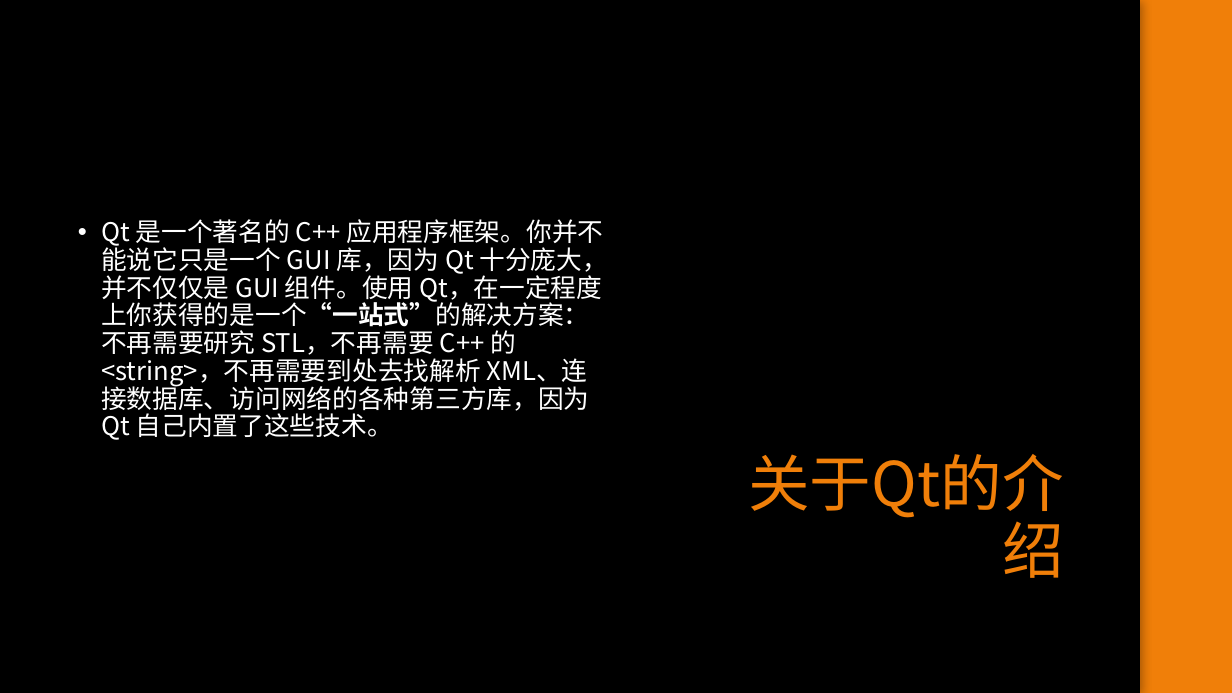
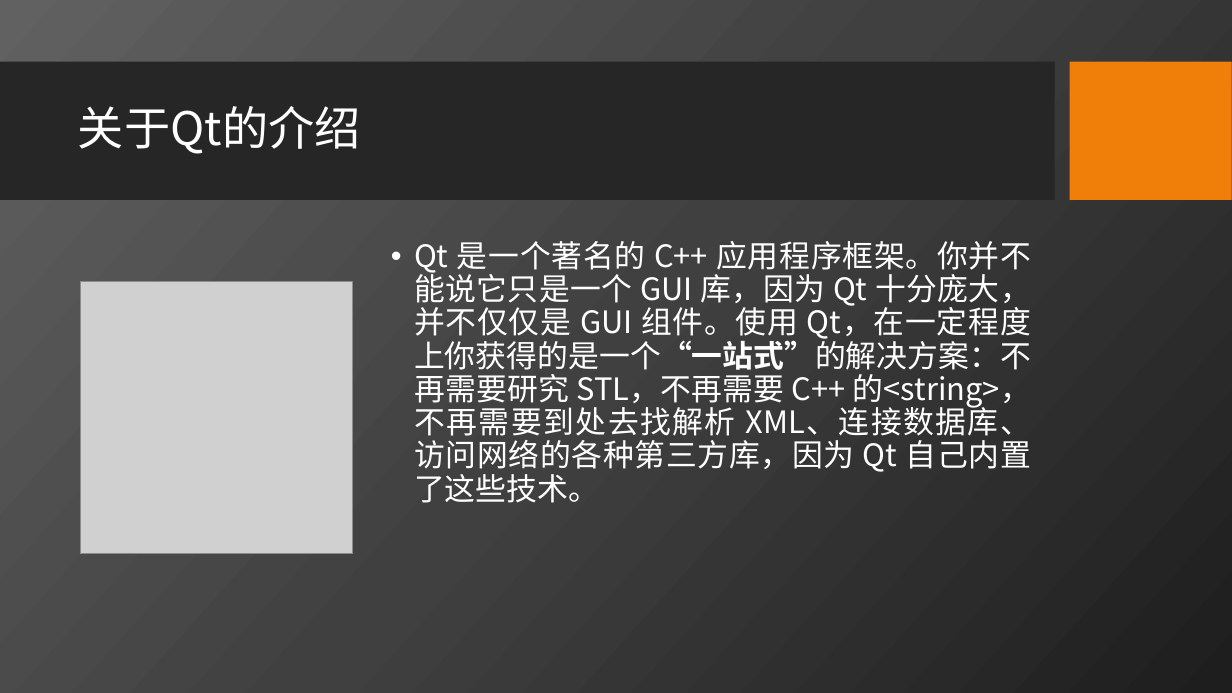
Before and after one commit to iamywang/Campus-Guide-System, a slide deck: slide 6 of Docs/校园导游系统演示.pptx (slide 5 before the commit). Drawn at 1232x693 pixels with LibreOffice and Linux fonts; fonts in the diff are those of the drawing; grey boxes stand for pictures; background and template pictures are left out. Boxes give left, top, right and bottom in pixels: in the first picture for what was removed or moved away, otherwise in the second. Text is boxed around its words. In the diff, an @@ line names an element or a change of style, - is before the commit and + after.

```diff
--- a/Docs/校园导游系统演示.pptx
+++ b/Docs/校园导游系统演示.pptx
@@ rectangle removed at bbox=[0, 0, 1141, 693] @@
@@ rectangle removed at bbox=[1141, 0, 1232, 693] @@
@@ title "关于Qt的介绍": place and size @@
-title "关于Qt的介绍" at bbox=[748, 454, 1063, 522]
+title "关于Qt的介绍" at bbox=[78, 106, 361, 154]
@@ title "关于Qt的介绍" at bbox=[78, 106, 361, 154]: size 48 to 36 pt, text colour #F07F09 to #FFFFFF; alignment right to left; vertical alignment bottom to middle @@
@@ text "Qt 是一个著名的 C++ 应用程序框架。你并不能说它只是一个 GUI ...": place and size @@
-text "Qt 是一个著名的 C++ 应用程序框架。你并不能说它只是一个 GUI ..." at bbox=[101, 219, 609, 440]
+text "Qt 是一个著名的 C++ 应用程序框架。你并不能说它只是一个 GUI ..." at bbox=[414, 241, 1031, 503]
@@ text "Qt 是一个著名的 C++ 应用程序框架。你并不能说它只是一个 GUI ..." at bbox=[414, 241, 1031, 503]: size 20 to 24 pt; alignment left to justified; vertical alignment middle to top @@
@@ picture added at bbox=[80, 282, 352, 554] @@
```
Also in this commit, not shown: 8 other slides changed, 4 slides added, 7 other files.
